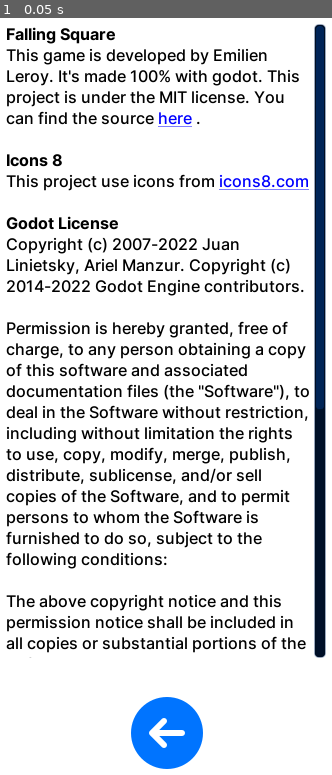
Above: before the commit, frame 1.
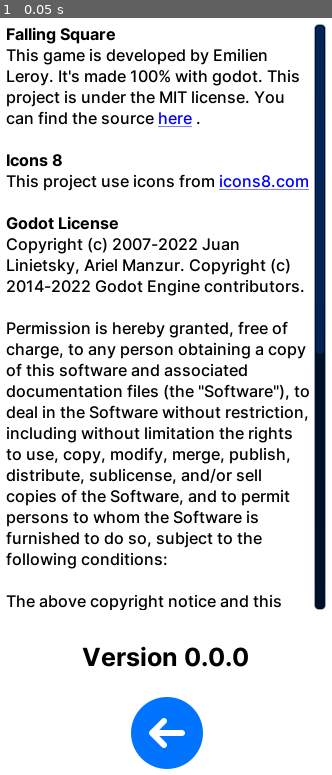
Above: after the commit, the same moment.

Repository: EmilienLeroy/FallingSquare
Game: Godot game, scene res://views/about.tscn
Same seed, same stepped clock (60 frames per second), same inputs: the game is played once before the commit and once after it. This scene is started directly instead of the project's main scene.
Inputs:
- Up to frame 1 (0.05 s): no input

The runs differ from the first frame. In frame 1, 2.2% of the frame differs, in the area x 1-99%, y 44-86%.

Commit message:
🔧 Add version config file

Diff:
--- /dev/null
+++ b/version.cfg
@@ -0,0 +1,2 @@
+[section]
+version="0.0.0"
--- a/views/about.gd
+++ b/views/about.gd
@@ -3,8 +3,19 @@
 signal back;
 
 func _ready():
+	$Version.text = "Version " + get_version();
 	$Back.connect("button_down", self, "_on_back_down");
 	pass
 
 func _on_back_down():
 	emit_signal("back");
+
+
+func get_version():
+	var config = ConfigFile.new();
+	var err = config.load("res://version.cfg");
+
+	if err != OK:
+		return
+
+	return config.get_value(config.get_sections()[0], "version");
--- a/views/about.tscn
+++ b/views/about.tscn
@@ -23,6 +23,14 @@
 outline_color = Color( 0, 0, 0, 1 )
 font_data = SubResource( 3 )
 
+[sub_resource type="DynamicFontData" id=7]
+font_path = "res://assets/fonts/Inter-Bold.ttf"
+
+[sub_resource type="DynamicFont" id=8]
+size = 25
+outline_color = Color( 0, 0, 0, 1 )
+font_data = SubResource( 7 )
+
 [node name="About" type="Node2D"]
 script = ExtResource( 2 )
 
@@ -32,7 +40,7 @@
 margin_left = 20.0
 margin_top = 22.0
 margin_right = 340.0
-margin_bottom = 656.0
+margin_bottom = 608.0
 custom_colors/default_color = Color( 0, 0, 0, 1 )
 custom_fonts/mono_font = SubResource( 2 )
 custom_fonts/bold_font = SubResource( 6 )
@@ -55,7 +63,7 @@
 
 "
 text = "Falling Square
-This game is developed by Emilien Leroy. It's made 100% with godot. This project is under the MIT license. You can find the source here .
+This game is developed by Emilien Leroy. It's made 100% with godot. This project is under the MIT license. You can find the source here.
 
 Icons 8
 This project use icons from icons8.com
@@ -77,3 +85,11 @@
 margin_right = 226.0
 margin_bottom = 776.0
 texture_normal = ExtResource( 1 )
+
+[node name="Version" type="Label" parent="."]
+margin_top = 639.0
+margin_right = 360.0
+margin_bottom = 671.0
+custom_colors/font_color = Color( 0, 0, 0, 1 )
+custom_fonts/font = SubResource( 8 )
+align = 1
Not shown: 1 places in views/about.tscn that only renumber resources
